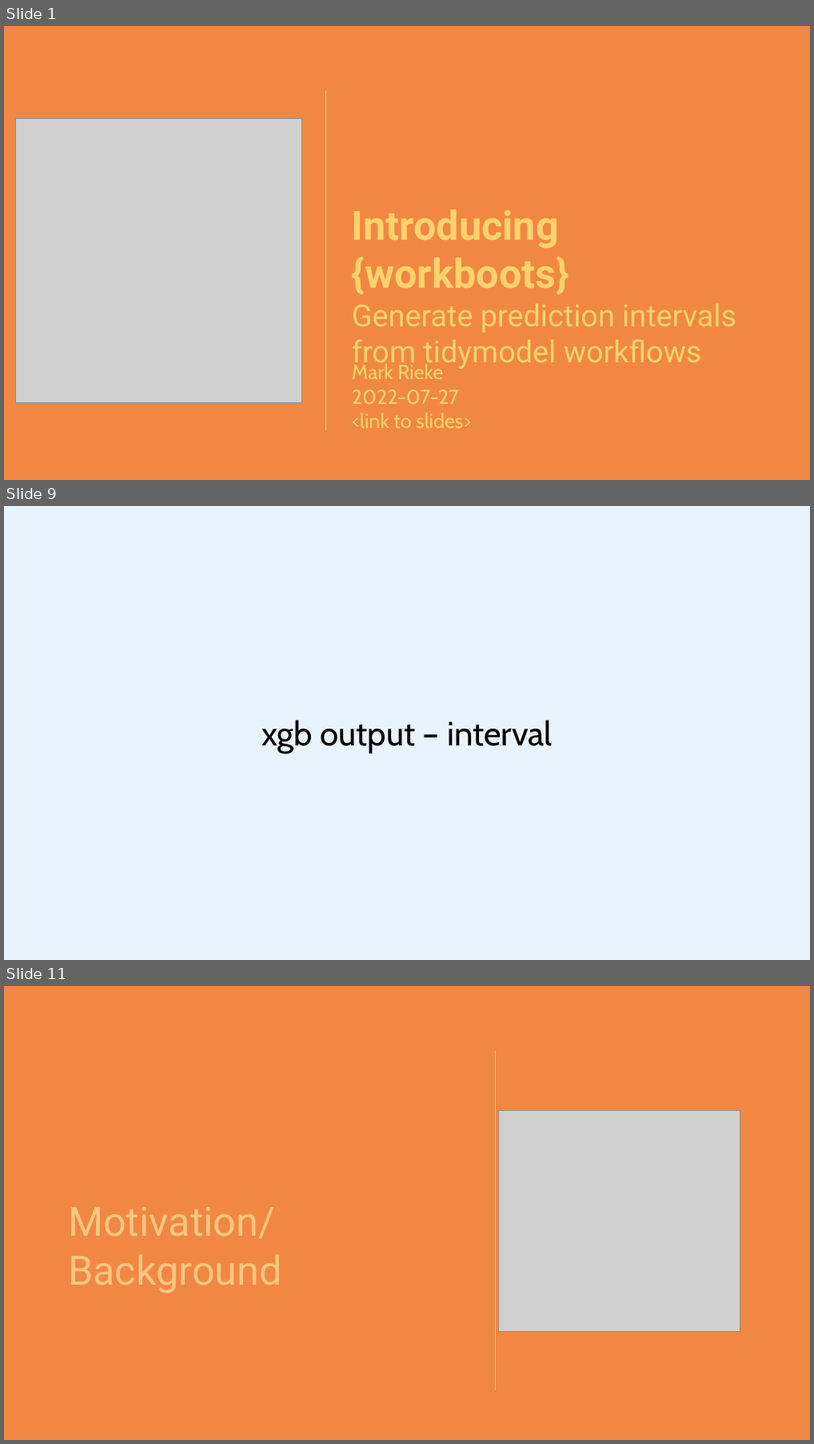
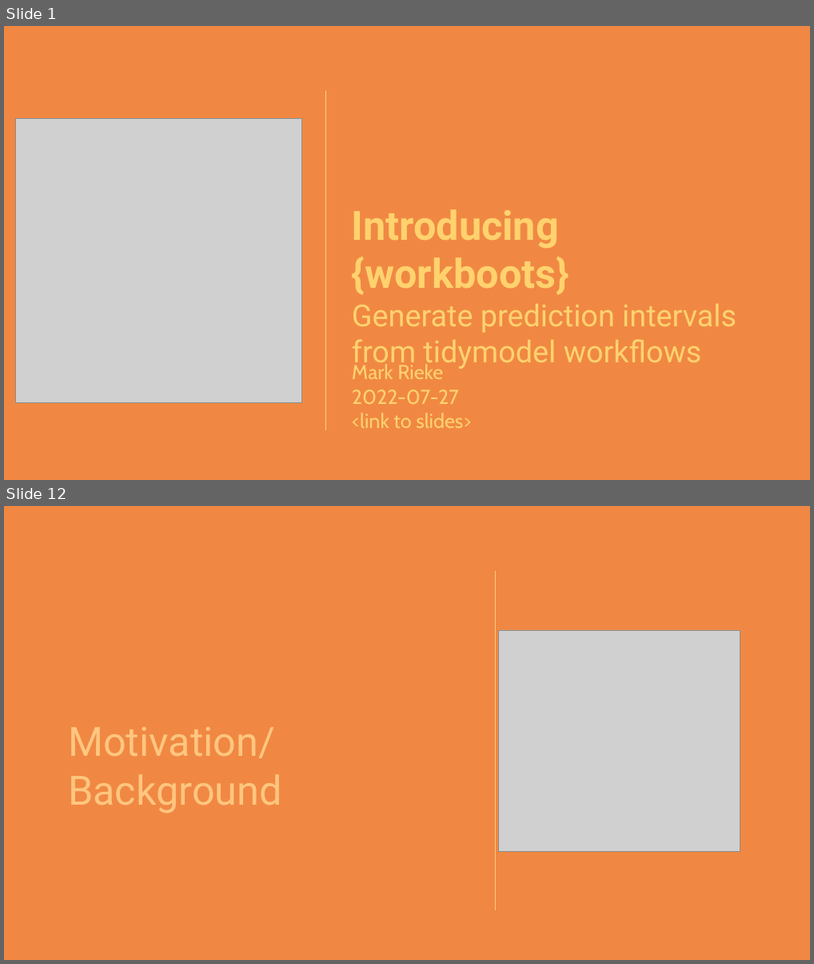
Before and after one commit to markjrieke/rstudio-conf-2022, a slide deck: conf_presentation.PPTX. Shown one above the other, each under a label of ours: slides 1, 9 and 11 before the commit, slides 1 and 12 after it; the slides between them are not shown. The pictures are 814x1444 and 814x964 pixels, drawn with LibreOffice and Linux fonts; fonts in the diff are those of the drawing; grey boxes stand for pictures. Boxes give left, top, right and bottom in pixels: in the first picture for what was removed or moved away, otherwise in the second. Text is boxed around its words. In the diff, an @@ line names an element or a change of style, - is before the commit and + after.

```diff
--- a/conf_presentation.PPTX
+++ b/conf_presentation.PPTX
@@ slide 9 removed at (x1=4, y1=506, x2=810, y2=960), background #E8F4FD @@
@@ text removed at (x1=262, y1=720, x2=552, y2=753) @@
-xgb output – interval
@@ what was slide 11 is now slide 12 @@
```
Also in this commit, not shown: 14 slides changed, 5 slides added, 3 other slides removed, 3 other files.
